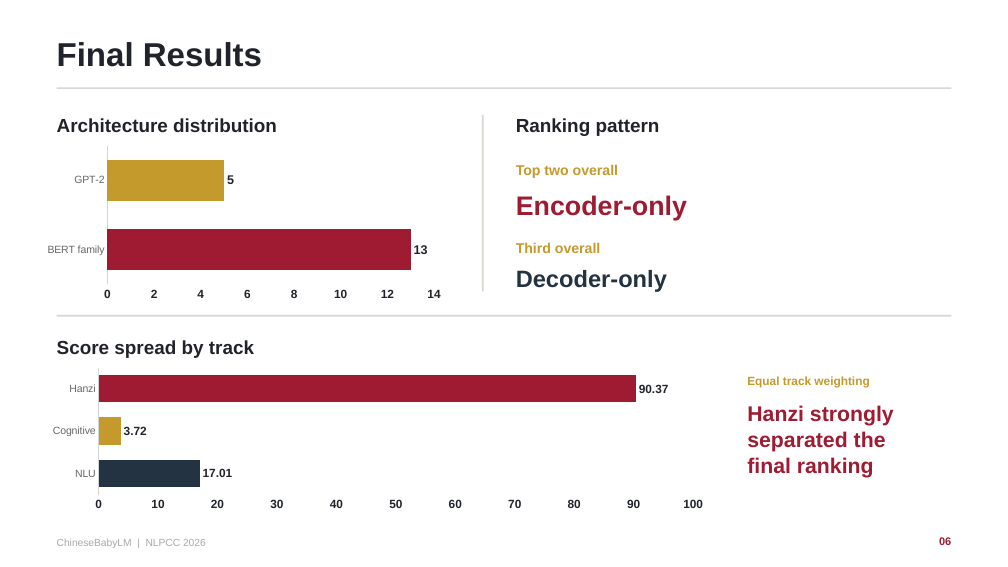
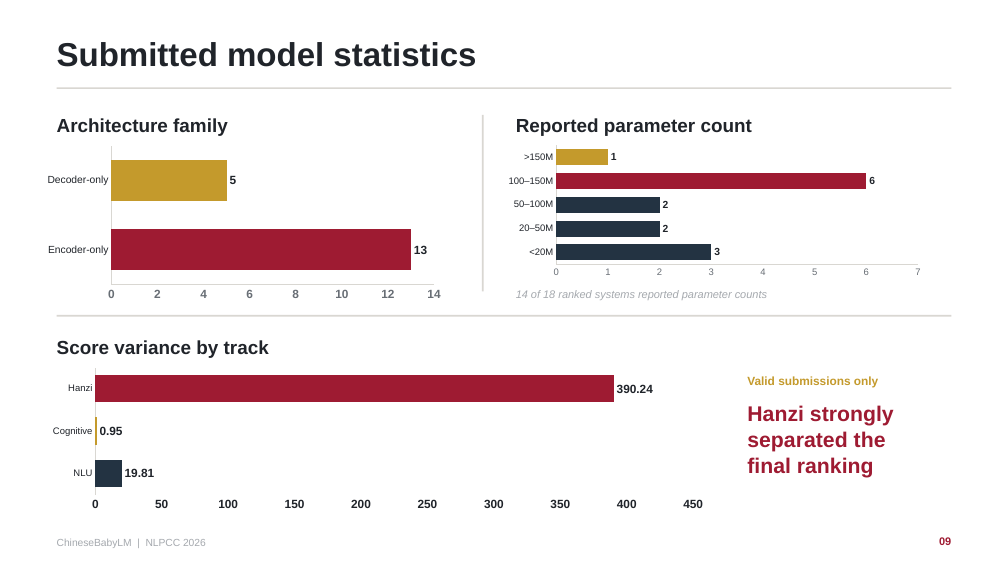
Before and after one commit to zh-qian2004/nlpcc-chinesebabylm-slide, a slide deck: slide 9 of ChineseBabyLM_NLPCC2026_Oral.pptx (slide 6 before the commit). Drawn at 1008x567 pixels with LibreOffice and Linux fonts; fonts in the diff are those of the drawing. Boxes give left, top, right and bottom in pixels: in the first picture for what was removed or moved away, otherwise in the second. Text is boxed around its words. In the diff, an @@ line names an element or a change of style, - is before the commit and + after.

```diff
--- a/ChineseBabyLM_NLPCC2026_Oral.pptx
+++ b/ChineseBabyLM_NLPCC2026_Oral.pptx
@@ text at <box>57,42,476,67</box>: text changed @@
-Final Results
+Submitted model statistics
@@ text at <box>57,118,228,136</box>: text changed @@
-Architecture distribution
+Architecture family
@@ text at <box>516,118,752,136</box>: text changed @@
-Ranking pattern
+Reported parameter count
@@ bar chart at <box>39,143,449,305</box> @@
-categories: BERT family, GPT-2
+categories: Encoder-only, Decoder-only
@@ data labels of Series 1 changed @@
@@ colours of single points changed @@
@@ category axis changed @@
@@ value axis changed @@
@@ bar chart added at <box>500,143,929,281</box> @@
+categories: <20M, 20–50M, 50–100M, 100–150M, >150M
+Series 1: 3, 2, 2, 6, 1
@@ text removed at <box>516,164,618,178</box> @@
-Top two overall
@@ text removed at <box>516,195,687,220</box> @@
-Encoder-only
@@ text removed at <box>516,242,600,253</box> @@
-Third overall
@@ text removed at <box>516,270,667,292</box> @@
-Decoder-only
@@ text added at <box>516,290,767,300</box>, 10.5 pt, text #A5A9AE, italic @@
+14 of 18 ranked systems reported parameter counts
@@ text at <box>57,340,269,358</box>: text changed @@
-Score spread by track
+Score variance by track
@@ bar chart at <box>39,364,717,514</box> @@
@@ Series 1, NLU: 17.01 to 19.81 @@
@@ Series 1, Cognitive: 3.72 to 0.95 @@
@@ Series 1, Hanzi: 90.37 to 390.24 @@
@@ colours of single points changed @@
@@ category axis changed @@
@@ text at <box>747,376,878,388</box>: text changed @@
-Equal track weighting
+Valid submissions only
@@ text at <box>939,537,951,548</box>: text changed @@
-06
+09
```
Also in this commit, not shown: 5 other slides changed, 4 slides added, 1 slide removed, 4 other files.
